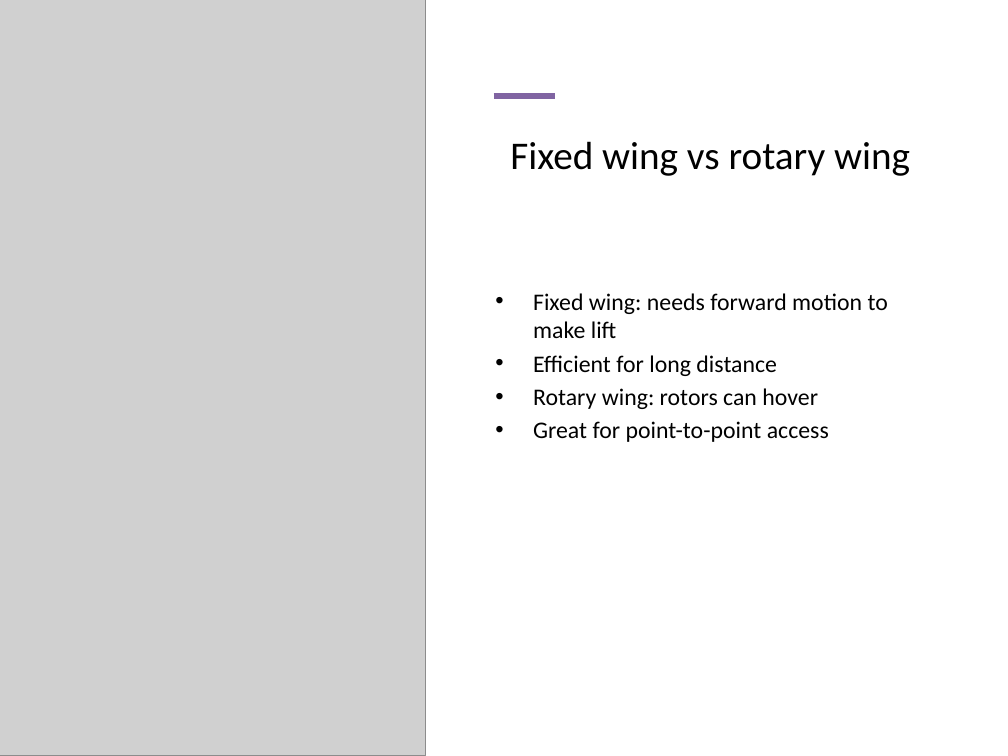
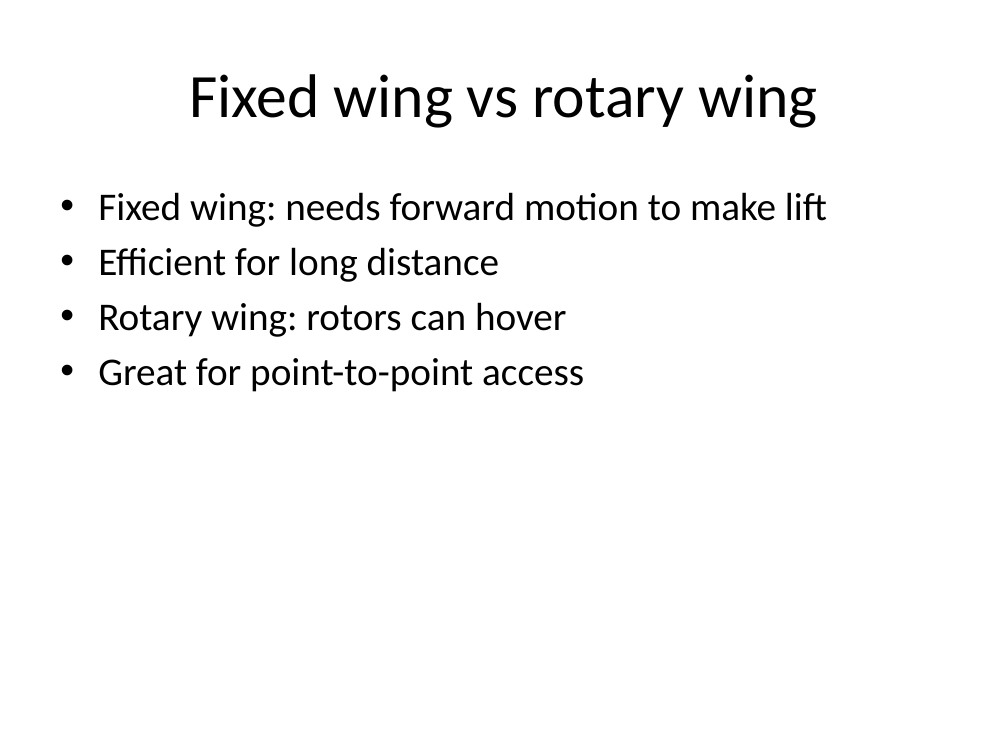
Before and after one commit to bwooceli/bsa-merit-badge-aviation, a slide deck: slide 6 of slides/session-1.pptx. Drawn at 1008x756 pixels with LibreOffice and Linux fonts; fonts in the diff are those of the drawing; grey boxes stand for pictures. Boxes give left, top, right and bottom in pixels: in the first picture for what was removed or moved away, otherwise in the second. Text is boxed around its words. In the diff, an @@ line names an element or a change of style, - is before the commit and + after.

```diff
--- a/slides/session-1.pptx
+++ b/slides/session-1.pptx
@@ picture removed at bbox=[0, 0, 426, 756] @@
@@ title "Fixed wing vs rotary wing": place and size @@
-title "Fixed wing vs rotary wing" at bbox=[510, 141, 910, 176]
+title "Fixed wing vs rotary wing" at bbox=[189, 74, 817, 128]
@@ title "Fixed wing vs rotary wing" at bbox=[189, 74, 817, 128]: size 28 to 44 pt; vertical alignment top to middle @@
@@ line removed from (494, 96) to (554, 96) @@
@@ text "Fixed wing: needs forward motion ...": place and size @@
-text "Fixed wing: needs forward motion ..." at bbox=[533, 293, 888, 442]
+text "Fixed wing: needs forward motion ..." at bbox=[98, 192, 827, 392]
@@ text "Fixed wing: needs forward motion ..." at bbox=[98, 192, 827, 392]: size 17 to 28 pt; more space between paragraphs @@
```
Also in this commit, not shown: 11 other slides changed, 1 slide added, 1 slide removed, 7 other files.
